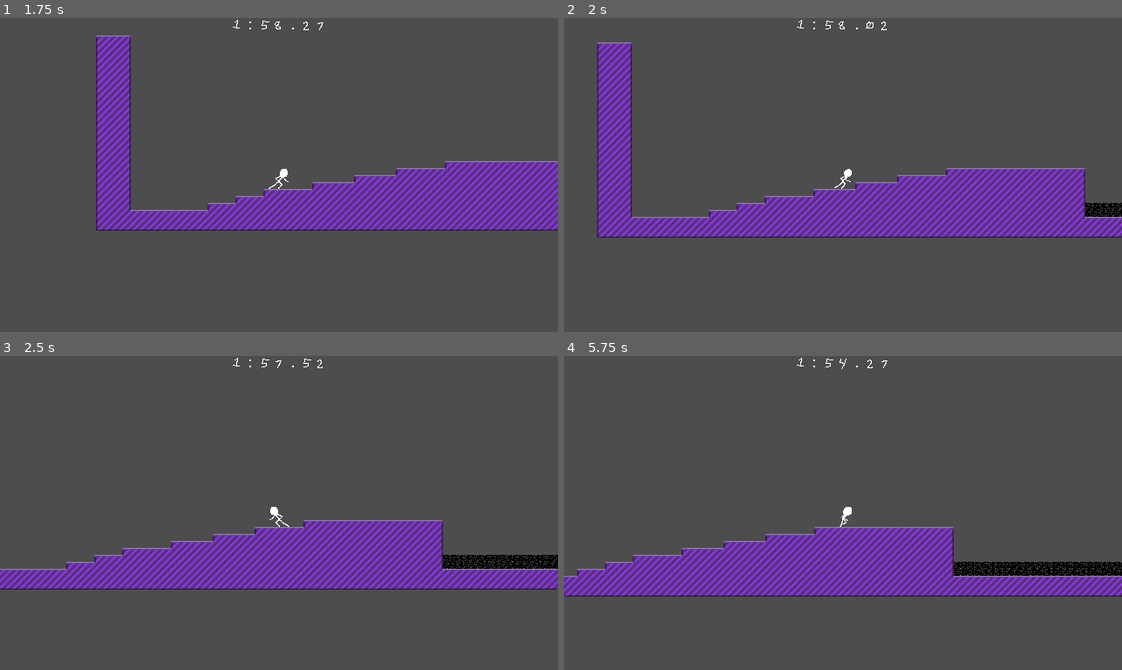
Above: before the commit, frames 1-4 (two rows, left to right).
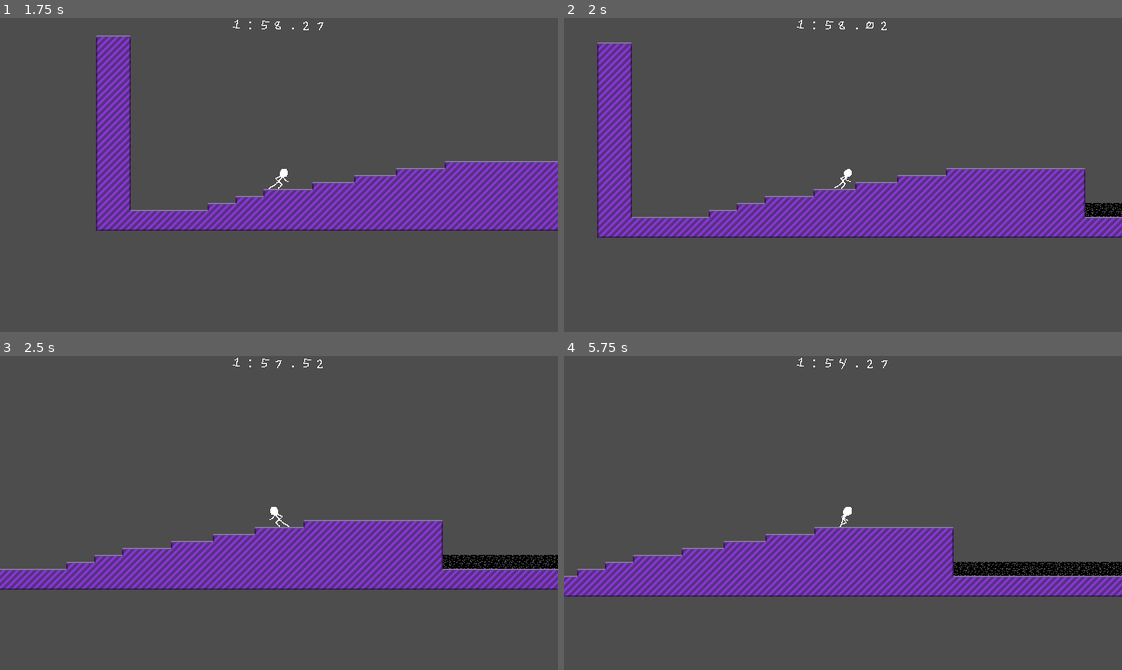
Above: after the commit, the same moments.

Repository: ncssm-mor-NyE9DoBlxs3M/platformer
Game: Godot game, scene res://Main.tscn
The game is run twice, just before and just after one commit, with the same random seed, the same clock (stepped at 60 frames per second) and the same inputs.
Inputs:
- Up to frame 1 (1.75 s): hold Right (right) from 0.53 s (still down); tap Z (jump) at 0.77, 1.52 s
- Up to frame 2 (2 s): keep holding Right (right)
- Up to frame 3 (2.5 s): release Right (right) at 2.03 s; hold Left (left) from 2.03 s (still down)
- Up to frame 4 (5.75 s): release Left (left) at 2.78 s; hold Right (right) 2.78-4.28 s; tap Z (jump) at 3.02, 3.77, 4.52 s; hold Left (left) 4.28-5.03 s; hold Right (right) from 5.03 s (still down)

Frame 1 is identical in both runs. In frame 2, less than 0.1% of the frame differs, in the area x 93-100%, y 58-64%; in frame 3, 0.2%; in frame 4, 0.4%, in the area x 69-100%, y 65-70%.

Commit message:
checkpoint sfx

Diff:
--- a/checkpoint.gd
+++ b/checkpoint.gd
@@ -1 +1,4 @@
 class_name Checkpoint extends Area2D
+
+func activate() -> void:
+	$Sound.play()
--- a/checkpoint.tscn
+++ b/checkpoint.tscn
@@ -2,6 +2,7 @@
 
 [ext_resource type="Texture2D" uid="uid://ir246ok83kw4" path="res://assets/checkpoint.png" id="1_luqgl"]
 [ext_resource type="Script" uid="uid://b1guyjotj2akg" path="res://checkpoint.gd" id="1_r6hke"]
+[ext_resource type="AudioStream" uid="uid://dn2fh0op7npej" path="res://assets/checkpoint.wav" id="3_tnhlw"]
 
 [sub_resource type="RectangleShape2D" id="RectangleShape2D_luqgl"]
 size = Vector2(224, 224)
@@ -16,3 +17,7 @@
 
 [node name="Sprite2D" type="Sprite2D" parent="." unique_id=621973089]
 texture = ExtResource("1_luqgl")
+
+[node name="Sound" type="AudioStreamPlayer2D" parent="." unique_id=1789780729]
+stream = ExtResource("3_tnhlw")
+volume_db = 24.0
--- a/player.gd
+++ b/player.gd
@@ -70,6 +70,7 @@
 func _on_hurtbox_area_entered(area: Area2D) -> void:
 	if area is Checkpoint:
 		respawn_pos = area.position
+		area.activate()
 
 func die() -> void:
 	position = respawn_pos
Not shown, added: assets/checkpoint.wav.import
Not shown, added: assets/checkpoint.wav
